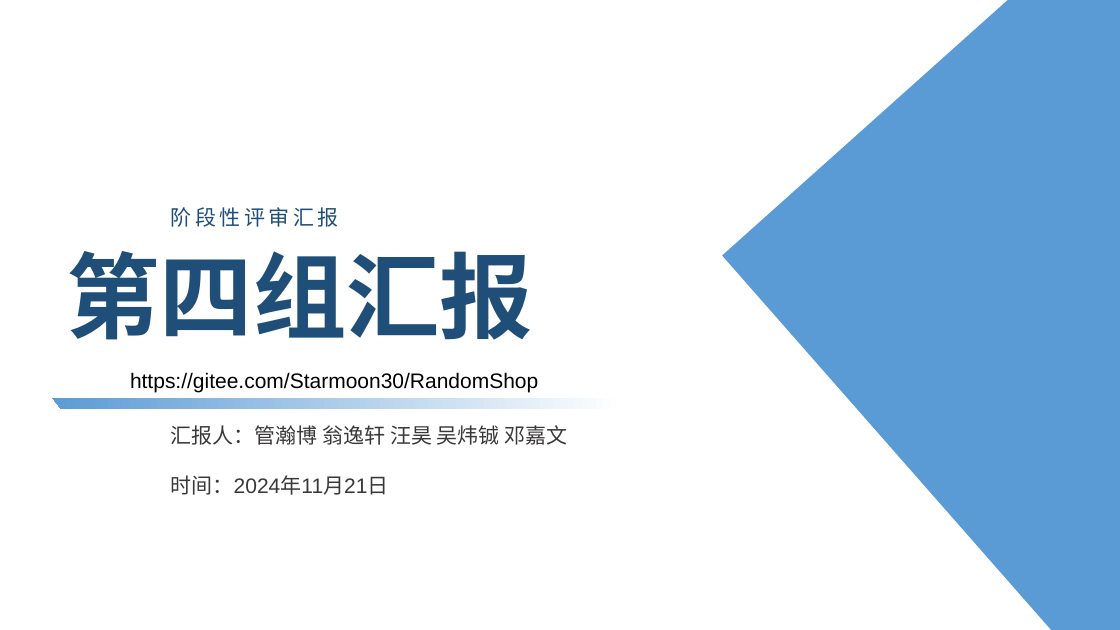
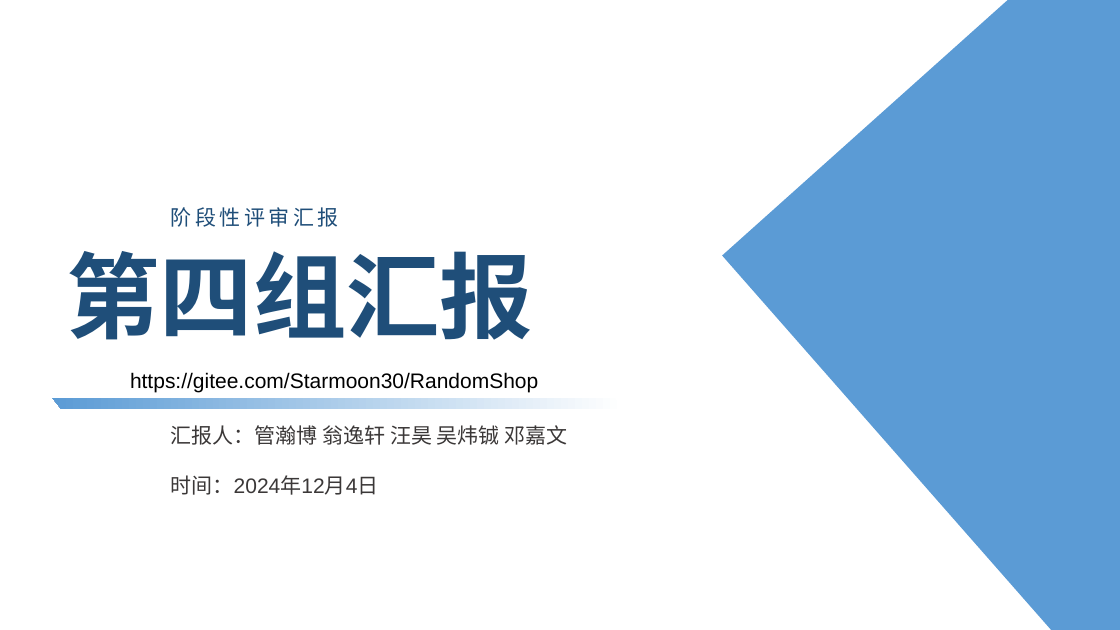
Before and after one commit to Starmoon30/Random-Shop, a slide deck: slide 1 of 其他/第五次阶段性评审PPT.pptx. Drawn at 1120x630 pixels with LibreOffice and Linux fonts; fonts in the diff are those of the drawing. Boxes give left, top, right and bottom in pixels: in the first picture for what was removed or moved away, otherwise in the second. Text is boxed around its words. In the diff, an @@ line names an element or a change of style, - is before the commit and + after.

```diff
--- a/其他/第五次阶段性评审PPT.pptx
+++ b/其他/第五次阶段性评审PPT.pptx
@@ text at <box>171,475,379,495</box>: text changed @@
-时间：2024年11月21日
+时间：2024年12月4日
```
Also in this commit, not shown: 2 other slides changed, 2 other files.
